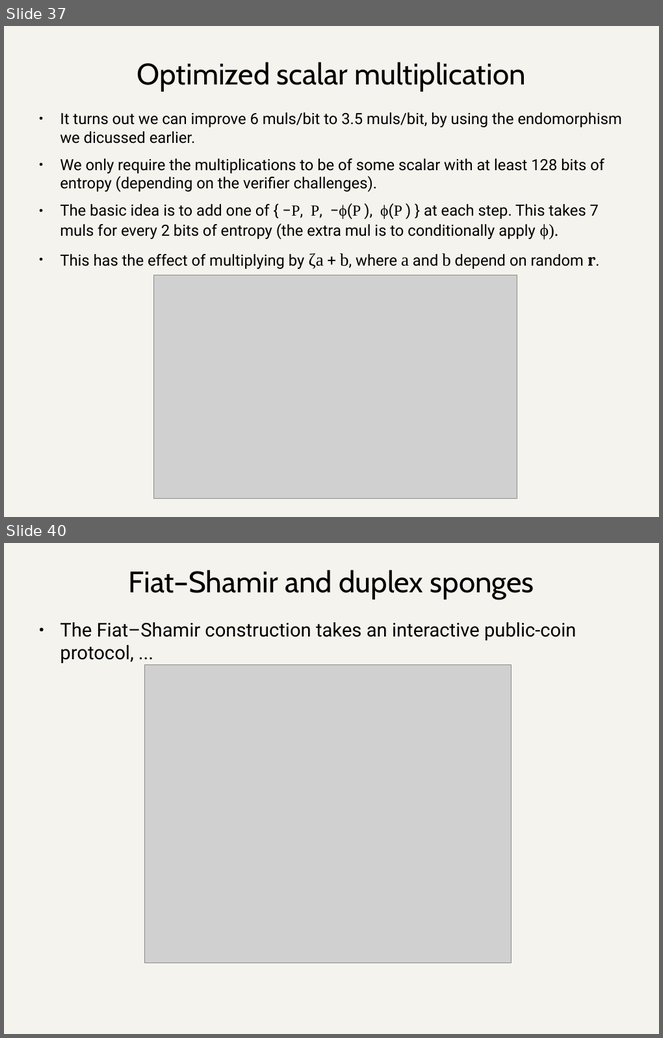
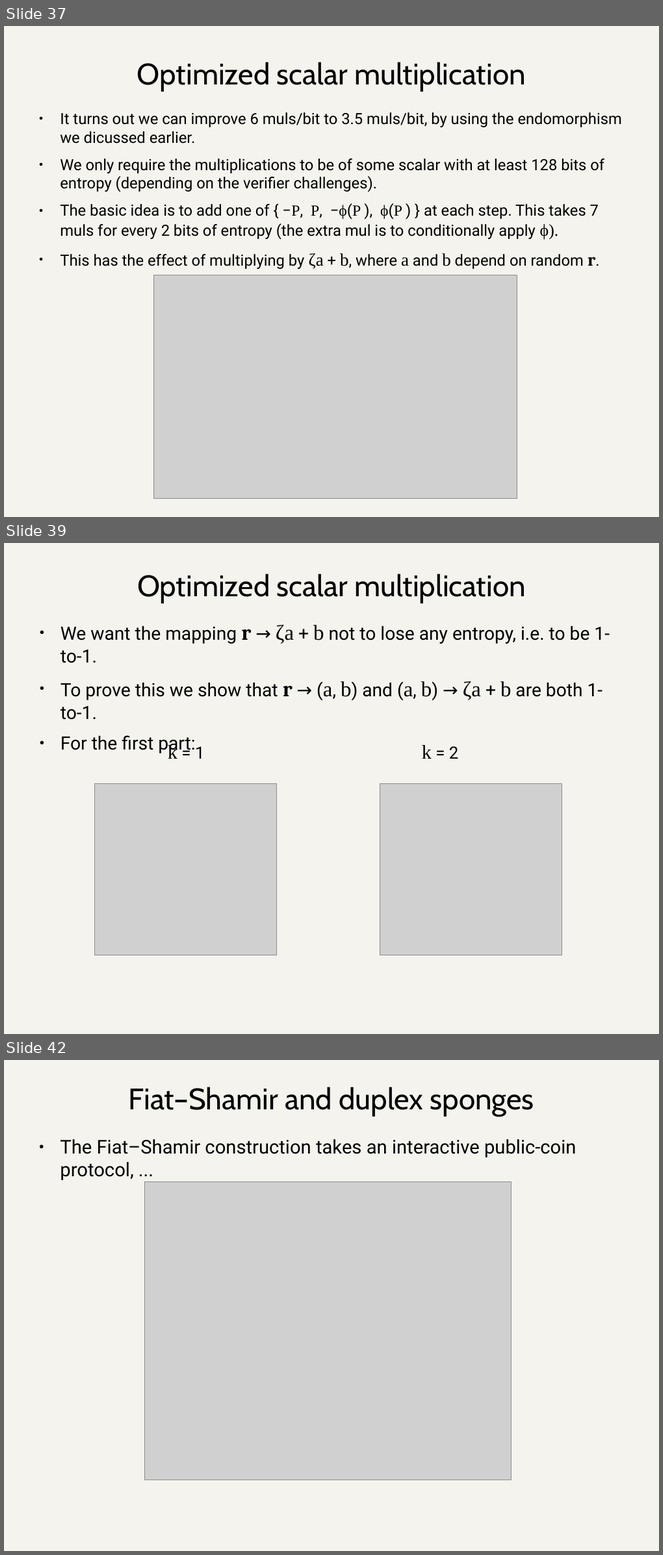
Before and after one commit to daira/halographs, a slide deck: halographs.odp. Shown one above the other, each under a label of ours: slides 37 and 40 before the commit, slides 37, 39 and 42 after it; the slides between them are not shown. The pictures are 663x1038 and 663x1555 pixels, drawn with LibreOffice and Linux fonts; fonts in the diff are those of the drawing; grey boxes stand for pictures. Boxes give left, top, right and bottom in pixels: in the first picture for what was removed or moved away, otherwise in the second. Text is boxed around its words. In the diff, an @@ line names an element or a change of style, - is before the commit and + after.

```diff
--- a/halographs.odp
+++ b/halographs.odp
@@ slide 39 added at bbox=[4, 543, 659, 1034], background #F4F3ED @@
@@ title added at bbox=[137, 574, 526, 603], 36 pt, text #000000 @@
+Optimized scalar multiplication
@@ text added at bbox=[61, 625, 610, 720], 22.2 pt, text #000000 @@
+● We want the mapping r → ζa + b not to lose any entropy, i.e. to be 1-to-1.
+● To prove this we show that r → (a, b) and (a, b) → ζa + b are both 1-to-1.
+● For the first part:
@@ text added at bbox=[168, 744, 459, 759], 20.4 pt, text #000000 @@
+k = 1 k = 2
@@ picture added at bbox=[94, 783, 277, 956] @@
@@ picture added at bbox=[380, 783, 562, 956] @@
@@ what was slide 40 is now slide 42 @@
```
Also in this commit, not shown: 5 slides changed, 1 other slide added, 5 other files.
